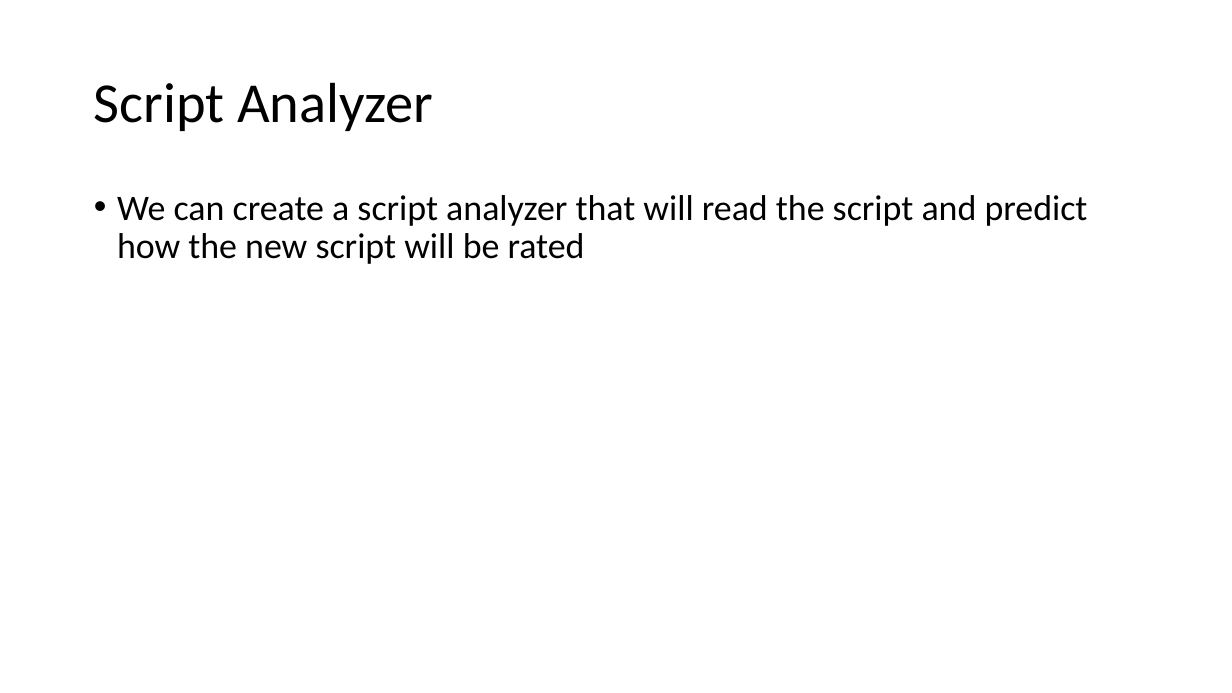
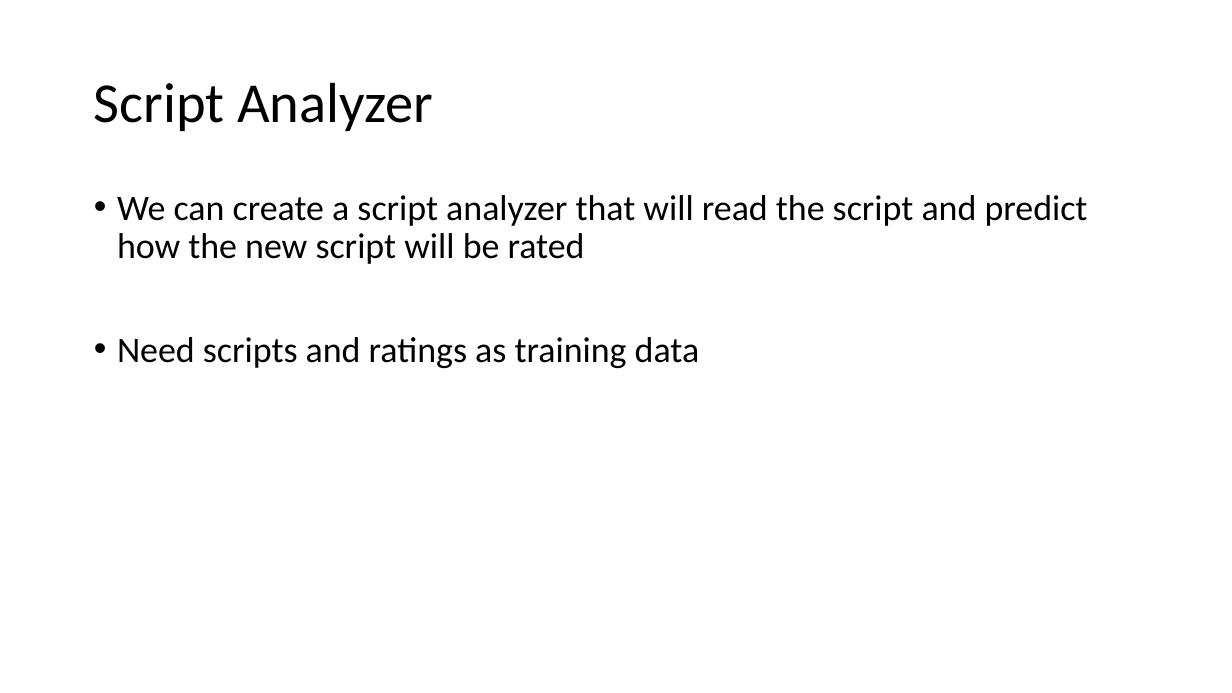
Before and after one commit to cda913/Capstone, a slide deck: slide 3 of AitkinCapstonePresentation.pptx. Drawn at 1232x693 pixels with LibreOffice and Linux fonts; fonts in the diff are those of the drawing. Boxes give left, top, right and bottom in pixels: in the first picture for what was removed or moved away, otherwise in the second. Text is boxed around its words. In the diff, an @@ line names an element or a change of style, - is before the commit and + after.

```diff
--- a/AitkinCapstonePresentation.pptx
+++ b/AitkinCapstonePresentation.pptx
@@ text at (117,337,700,368): paragraph added @@
+• Need scripts and ratings as training data
```
Also in this commit, not shown: 6 other slides changed, 5 slides added.
